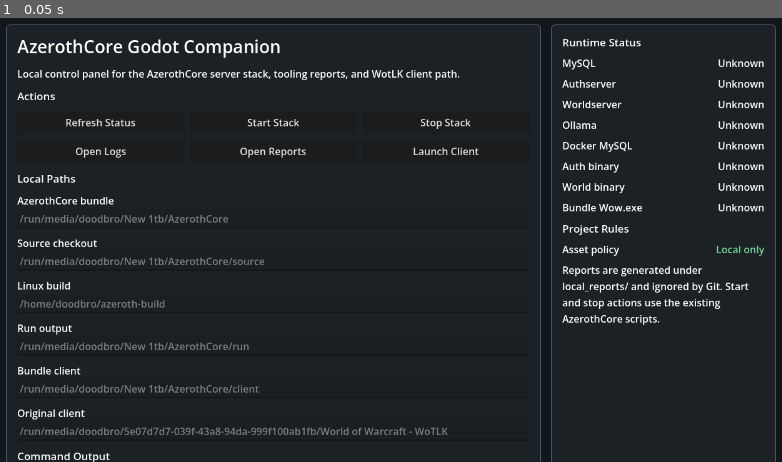
Above: before the commit, frame 1.
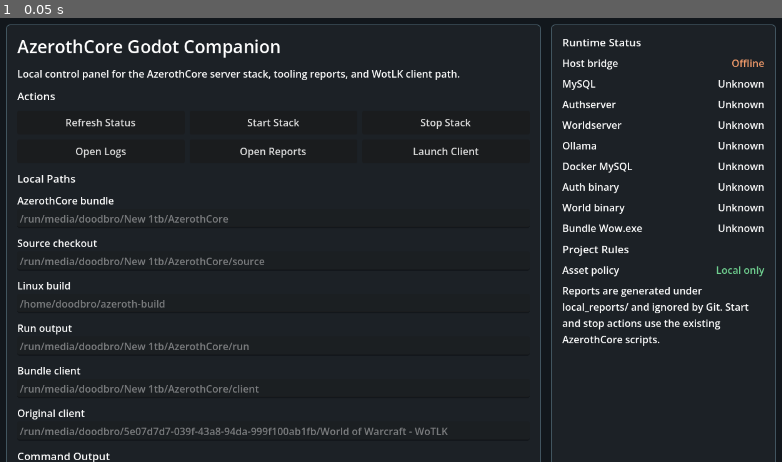
Above: after the commit, the same moment.

Repository: Dankrupt94/my-game
Game: Godot game, scene res://main.tscn
Two runs of this game, one before a commit and one after it. Both use one fixed random seed, a clock stepped at 60 frames per second and the inputs below.
Inputs:
- Up to frame 1 (0.05 s): no input

The runs differ from the first frame. In frame 1, 2.5% of the frame differs, in the area x 71-98%, y 9-74%.

Commit message:
feat: route dashboard controls through host bridge

Diff:
--- a/scripts/companion_dashboard.gd
+++ b/scripts/companion_dashboard.gd
@@ -9,6 +9,7 @@
 const START_SCRIPT := "/run/media/doodbro/New 1tb/AzerothCore/scripts/start.sh"
 const STOP_SCRIPT := "/run/media/doodbro/New 1tb/AzerothCore/scripts/stop.sh"
 const STATUS_TOOL := "res://tools/audit_server_stack.py"
+const BRIDGE_CLIENT := "res://tools/bridge_client.py"
 const STATUS_REPORT := "res://local_reports/server-stack-audit.json"
 const LOCAL_REPORTS := "res://local_reports"
 const LOGS_DIR := "/run/media/doodbro/New 1tb/AzerothCore/logs"
@@ -16,6 +17,7 @@
 var status_labels := {}
 var output_log: TextEdit
 var start_stop_blocked := false
+var bridge_available := false
 
 
 func _ready() -> void:
@@ -100,6 +102,7 @@
 	side_panel.add_child(side_stack)
 
 	side_stack.add_child(_section_title("Runtime Status"))
+	side_stack.add_child(_status_row("bridge", "Host bridge"))
 	side_stack.add_child(_status_row("mysql", "MySQL"))
 	side_stack.add_child(_status_row("authserver", "Authserver"))
 	side_stack.add_child(_status_row("worldserver", "Worldserver"))
@@ -117,10 +120,17 @@
 
 func _refresh_status() -> void:
 	_append_log("Refreshing local server-stack status...")
-	var tool_path := ProjectSettings.globalize_path(STATUS_TOOL)
-	var result := _run_command("/usr/bin/python3", [tool_path])
-	_append_log(result["output"])
-	_append_log("Status refresh exit code: " + str(result["exit_code"]))
+	var health := _run_bridge_action("health", 8)
+	bridge_available = int(health["exit_code"]) == 0
+	_set_status("bridge", "Online" if bridge_available else "Offline", bridge_available)
+
+	if bridge_available:
+		var bridge_status := _run_bridge_action("status", 35)
+		_append_command_result("Bridge status", bridge_status)
+	else:
+		var tool_path := ProjectSettings.globalize_path(STATUS_TOOL)
+		var result := _run_command("/usr/bin/python3", [tool_path])
+		_append_command_result("Direct status", result)
 	_load_status_report()
 
 
@@ -133,6 +143,13 @@
 
 
 func _run_stack_script(script_path: String, label: String) -> void:
+	if bridge_available:
+		var bridge_action := "start" if script_path == START_SCRIPT else "stop"
+		var bridge_result := _run_bridge_action(bridge_action, 260)
+		_append_command_result("Bridge " + bridge_action, bridge_result)
+		_refresh_status()
+		return
+
 	if start_stop_blocked:
 		_append_log("Start/stop from Snap Godot is blocked because Docker is not visible inside the app sandbox. Use the host script directly for now; the next bridge step will fix this.")
 		return
@@ -205,7 +222,7 @@
 	var docker_found := bool(docker_mysql.get("container_found", false))
 	var docker_present := bool(docker_mysql.get("docker_present", false))
 	var inside_snap := bool(runtime_environment.get("inside_snap", false))
-	start_stop_blocked = inside_snap and not docker_present
+	start_stop_blocked = (not bridge_available) and inside_snap and not docker_present
 	if start_stop_blocked:
 		_set_status("docker_mysql", "Snap blocked", false)
 	else:
@@ -238,6 +255,11 @@
 	return int(result["exit_code"]) == 0
 
 
+func _run_bridge_action(action: String, timeout: int) -> Dictionary:
+	var client_path := ProjectSettings.globalize_path(BRIDGE_CLIENT)
+	return _run_command("/usr/bin/python3", [client_path, action, "--compact", "--timeout", str(timeout)])
+
+
 func _run_command(executable: String, args: Array) -> Dictionary:
 	var output := []
 	var packed_args := PackedStringArray()
@@ -255,6 +277,13 @@
 		"exit_code": exit_code,
 		"output": text.strip_edges(),
 	}
+
+
+func _append_command_result(label: String, result: Dictionary) -> void:
+	var output := str(result["output"])
+	if output.length() > 4200:
+		output = output.substr(0, 1000) + "\n...[output truncated]...\n" + output.substr(output.length() - 2800)
+	_append_log(label + " exit code: " + str(result["exit_code"]) + "\n" + output)
 
 
 func _append_log(text: String) -> void:
Not shown, changed: docs/host-control-bridge.md
Not shown, changed: docs/stages/stage-01-companion-dashboard.md
Not shown, changed: docs/task-log.md
Not shown, changed: tools/README.md
Not shown, added: tools/bridge_client.py
